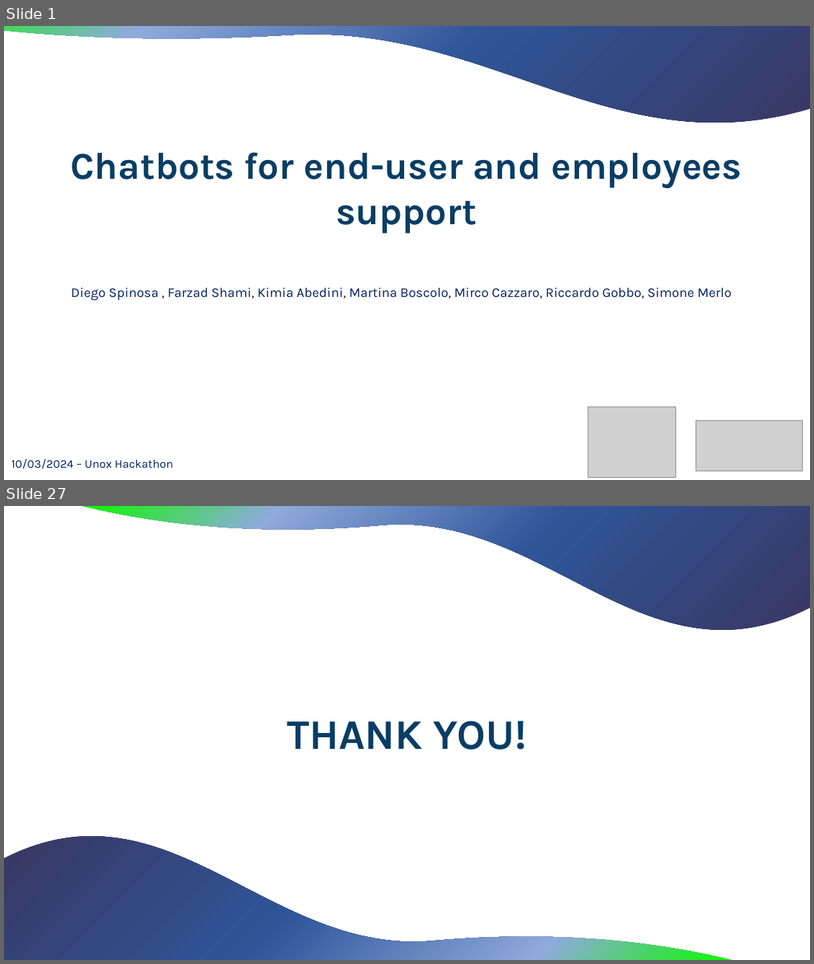
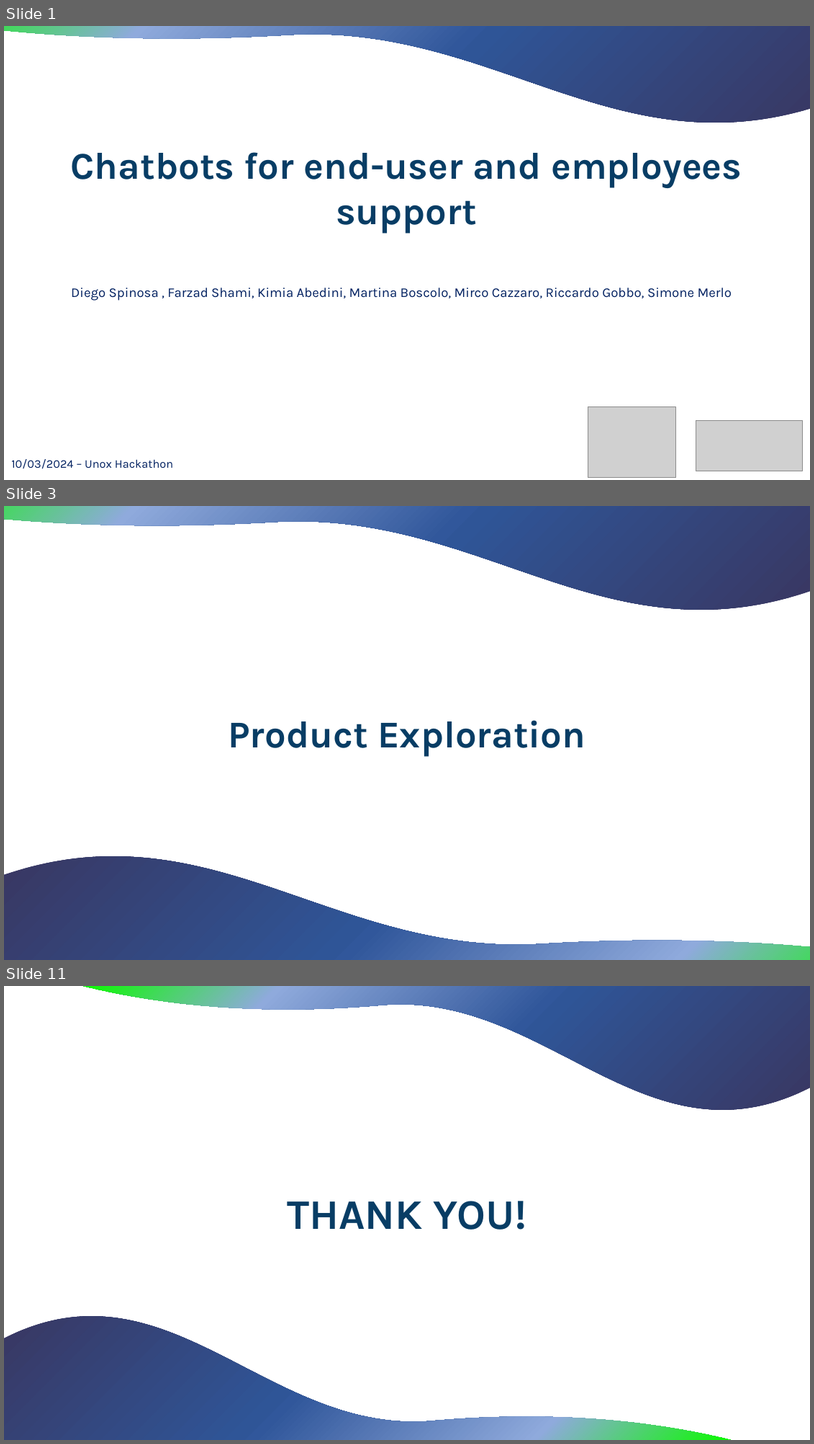
Before and after one commit to MerloSimone/HackatonUnox, a slide deck: Slides/PresentationDS.pptx. Shown one above the other, each under a label of ours: slides 1 and 27 before the commit, slides 1, 3 and 11 after it; the slides between them are not shown. The pictures are 814x964 and 814x1444 pixels, drawn with LibreOffice and Linux fonts; fonts in the diff are those of the drawing; grey boxes stand for pictures. Boxes give left, top, right and bottom in pixels: in the first picture for what was removed or moved away, otherwise in the second. Text is boxed around its words. In the diff, an @@ line names an element or a change of style, - is before the commit and + after.

```diff
--- a/Slides/PresentationDS.pptx
+++ b/Slides/PresentationDS.pptx
@@ slide 3 added at [4,506,810,960], background #FFFFFF @@
@@ freeform shape added at [4,506,810,610], fill gradient #393762 to #2F5597 to #31579B to #8FAADC to #0CFA00 @@
@@ text added at [229,720,586,757], 45 pt, text #083D65, bold @@
+Product Exploration
@@ group added at [381,782,439,800]: 7 freeform shapes, 1 rectangle @@
@@ freeform shape added at [4,856,810,960], fill gradient #393762 to #2F5597 to #31579B to #8FAADC to #0CFA00 @@
@@ what was slide 27 is now slide 11 @@
```
Also in this commit, not shown: 8 other slides added, 25 slides removed.
